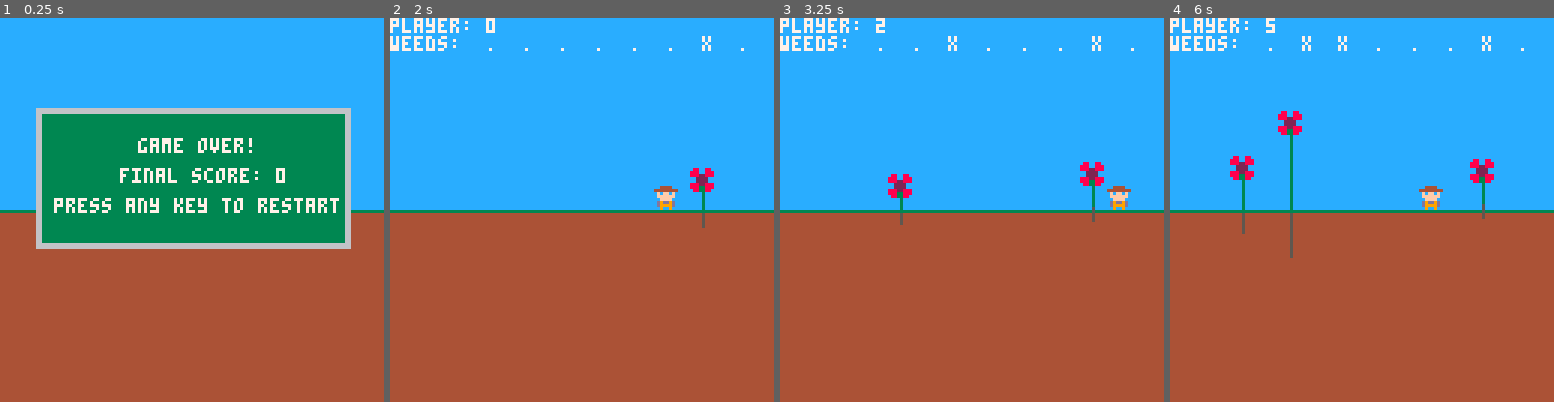
Above: before the commit, frames 1-4 (left to right).
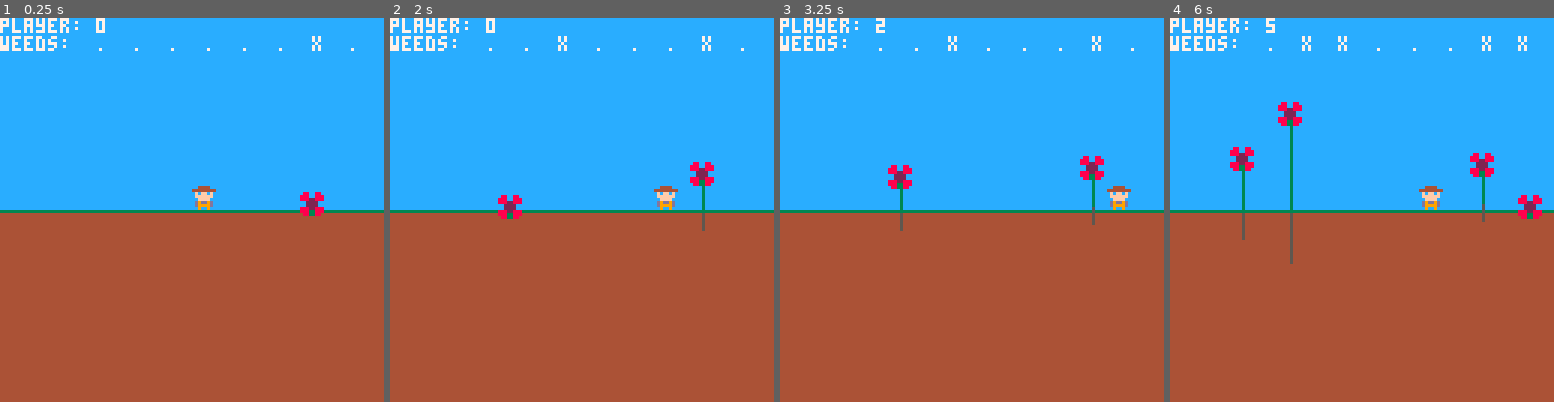
Above: after the commit, the same moments.

Repository: millwardesque/overgrowth
Game: PICO-8 cartridge overgrowth.p8
Same seed, same stepped clock (60 frames per second), same inputs: the game is played once before the commit and once after it.
Inputs:
- Up to frame 1 (0.25 s): no input
- Up to frame 2 (2 s): tap X (X key) at 0.33, 1.07, 1.85 s; tap O (Z key) at 0.7, 1.7 s; hold Right from 1.6 s (still down)
- Up to frame 3 (3.25 s): release Right at 2.1 s; tap O (Z key) at 2.1, 2.5, 2.9 s; hold Up 2.15-2.42 s; hold Right 2.47-3.03 s; tap X (X key) at 2.97 s; hold Left from 3.08 s (still down)
- Up to frame 4 (6 s): tap O (Z key) every 0.4 s from 3.3 to 5.7 s; release Left at 3.58 s; hold Down 3.63-3.97 s; hold Right 4.02-4.68 s; tap X (X key) at 4.08, 5.2 s; hold Up 4.73-5.03 s; hold Left 5.08-5.68 s; hold Down from 5.73 s (still down)

The runs differ from the first frame. In frame 1, 31% of the frame differs, in the area x 0-93%, y 0-61%; in frame 2, 0.7%; in frame 3, 0.8%; in frame 4, 1.5%.

Commit message:
Added sort-order so player is drawn in front of weeds.

Diff:
--- a/overgrowth.lua
+++ b/overgrowth.lua
@@ -200,6 +200,7 @@
 		flip_y = false,
 		sprite_width = 1,
 		sprite_height = 1,
+		draw_order = 0,
 		palette = nil
 	}
 
@@ -256,6 +257,7 @@
 	new_player.speed = speed
 	new_player.strength = strength
 	attach_renderable(new_player, sprite)
+	new_player.renderable.draw_order = 1	-- Draw player after other in-game objects so he appears in front of weeds
 
 	-- Pull a weed
 	new_player.pull_weed = function(self)
@@ -590,7 +592,8 @@
 		end
 	end
 
-	-- @TODO Depth-sort?
+	-- Sort by draw-order
+	quicksort_draw_order(renderables)
 
 	-- Draw the scene
 	camera_draw_start(main_camera)
@@ -602,6 +605,49 @@
 	end
 
 	camera_draw_end(main_camera)
+end
+
+
+--
+-- Sort a renderable array by draw-order
+--
+function quicksort_draw_order(list)
+	quicksort_draw_order_helper(list, 1, #list)
+end
+
+--
+-- Helper function for sorting renderables by draw-order
+function quicksort_draw_order_helper(list, low, high)
+	if (low < high) then
+		local p = quicksort_draw_order_partition(list, low, high)
+		quicksort_draw_order_helper(list, low, p - 1)
+		quicksort_draw_order_helper(list, p + 1, high)
+	end
+end
+
+--
+-- Partition a renderable list by draw_order
+--
+function quicksort_draw_order_partition(list, low, high)
+	local pivot = list[high]
+	local i = low - 1
+	local temp
+	for j = low, high - 1 do
+		if (list[j].renderable.draw_order < pivot.renderable.draw_order) then
+			i += 1
+			temp = list[j]
+			list[j] = list[i]
+			list[i] = temp
+ 		end
+	end
+
+	if (list[high].renderable.draw_order < list[i + 1].renderable.draw_order) then
+		temp = list[high]
+		list[high] = list[i + 1]
+		list[i + 1] = temp
+	end
+
+	return i + 1
 end
 
 --
--- a/overgrowth.p8
+++ b/overgrowth.p8
@@ -10,7 +10,7 @@
 state = nil
 
 function _init()
-	set_game_state(game_over_state)
+	set_game_state(ingame_state)
 end
 
 function _update()
@@ -203,6 +203,7 @@
 		flip_y = false,
 		sprite_width = 1,
 		sprite_height = 1,
+		draw_order = 0,
 		palette = nil
 	}
 
@@ -259,6 +260,7 @@
 	new_player.speed = speed
 	new_player.strength = strength
 	attach_renderable(new_player, sprite)
+	new_player.renderable.draw_order = 1	-- Draw player after other in-game objects so he appears in front of weeds
 
 	-- Pull a weed
 	new_player.pull_weed = function(self)
@@ -593,7 +595,8 @@
 		end
 	end
 
-	-- @TODO Depth-sort?
+	-- Sort by draw-order
+	quicksort_draw_order(renderables)
 
 	-- Draw the scene
 	camera_draw_start(main_camera)
@@ -605,6 +608,49 @@
 	end
 
 	camera_draw_end(main_camera)
+end
+
+
+--
+-- Sort a renderable array by draw-order
+--
+function quicksort_draw_order(list)
+	quicksort_draw_order_helper(list, 1, #list)
+end
+
+--
+-- Helper function for sorting renderables by draw-order
+function quicksort_draw_order_helper(list, low, high)
+	if (low < high) then
+		local p = quicksort_draw_order_partition(list, low, high)
+		quicksort_draw_order_helper(list, low, p - 1)
+		quicksort_draw_order_helper(list, p + 1, high)
+	end
+end
+
+--
+-- Partition a renderable list by draw_order
+--
+function quicksort_draw_order_partition(list, low, high)
+	local pivot = list[high]
+	local i = low - 1
+	local temp
+	for j = low, high - 1 do
+		if (list[j].renderable.draw_order < pivot.renderable.draw_order) then
+			i += 1
+			temp = list[j]
+			list[j] = list[i]
+			list[i] = temp
+ 		end
+	end
+
+	if (list[high].renderable.draw_order < list[i + 1].renderable.draw_order) then
+		temp = list[high]
+		list[high] = list[i + 1]
+		list[i + 1] = temp
+	end
+
+	return i + 1
 end
 
 --
Not shown, changed: readme.md
